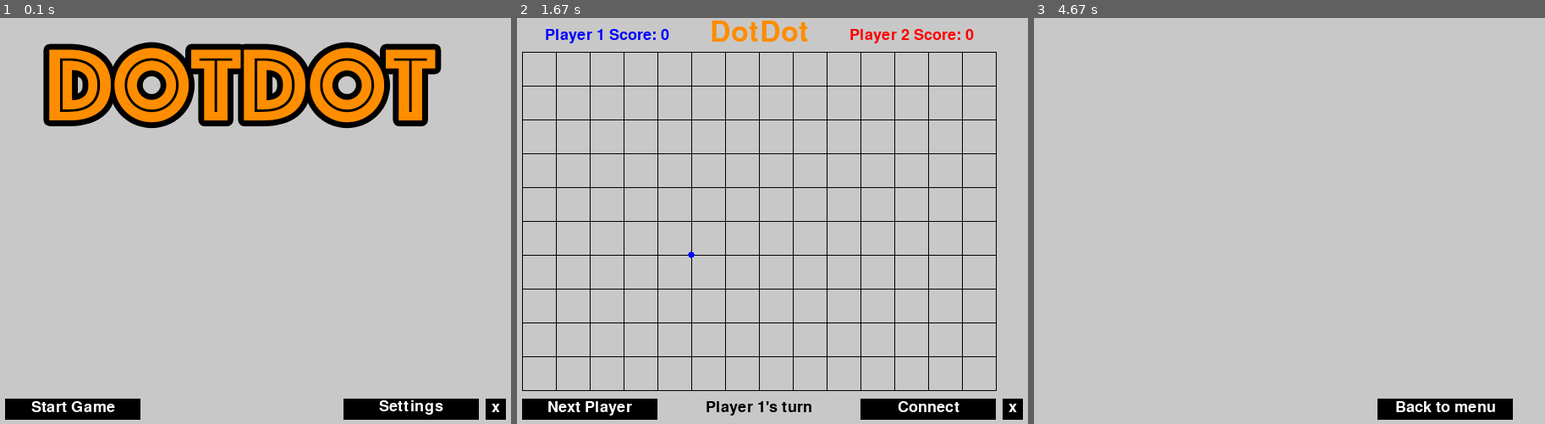
Above: before the commit, frames 1-3 (left to right).
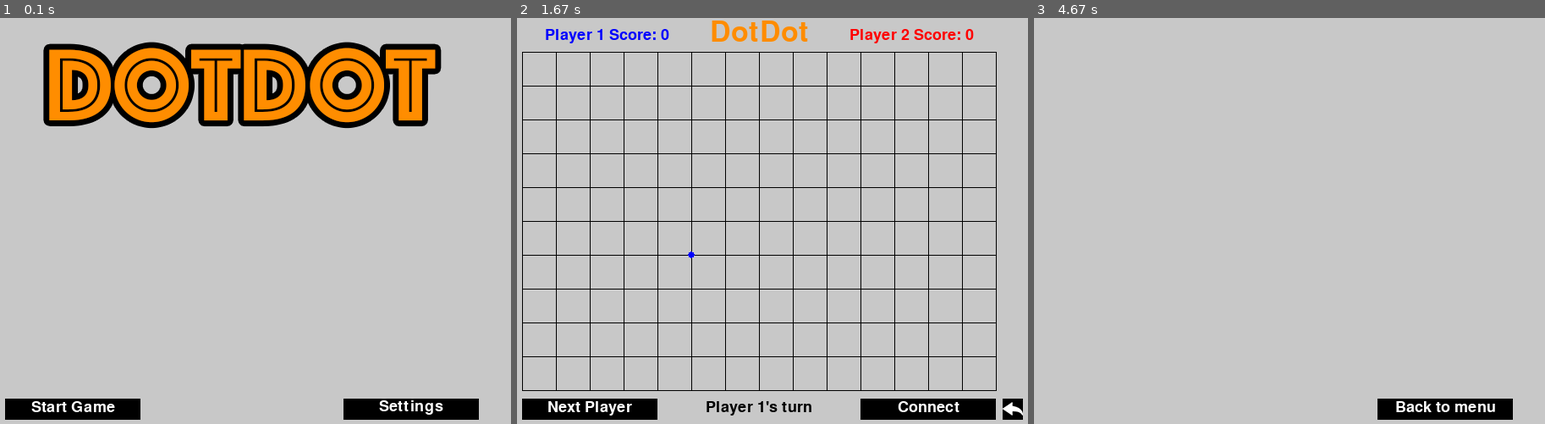
Above: after the commit, the same moments.

Repository: Tutorialoso/PythonGame
Game: pygame game, started from DotDot Pygame.py
Same seed, same stepped clock (60 frames per second), same inputs: the game is played once before the commit and once after it.
Inputs (mouse positions are in pixels of both pictures, inside the frame that each line leads up to):
- Up to frame 1 (0.1 s): no input
- Up to frame 2 (1.67 s): click (588, 407) at 0.38 s; press the mouse at (588, 407) at 0.7 s; move the mouse to (588, 387) at 0.8 s; release the mouse at (588, 371) at 0.93 s; click (680, 257) at 1.05 s
- Up to frame 3 (4.67 s): click (1529, 407) at 2.52 s; press the mouse at (1442, 407) at 3.07 s; move the mouse to (1304, 237) at 3.17 s; release the mouse at (1166, 66) at 3.3 s; click (1442, 407) at 4.55 s

The runs differ from the first frame. In frame 1, 0.2% of the frame differs, in the area x 95-100%, y 93-99%; in frame 2, less than 0.1%; in frame 3, nothing differs.

Commit message:
added arrow image and changed game exiting system

Diff:
--- a/DotDot Pygame.py
+++ b/DotDot Pygame.py
@@ -29,6 +29,7 @@
 PLAYER_TWO = "2"
 
 DOT_DOT = pygame.image.load('menu dotdot.png')
+BACK_ARROW = pygame.image.load('back arrow.png')
 #ERROR_SOUND = pygame.mixer.Sound('beeps.wav')
 
 def init_window():
@@ -75,6 +76,11 @@
     pixel_y = (grid_y * GAP_SIZE)
     return pixel_x, pixel_y
 
+def terminate():
+    pygame.quit()
+    sys.exit()
+    pygame.display.update()
+
 class Dot():
     def __init__(self, player, grid_x, grid_y):
         array_x = grid_x - 1
@@ -126,8 +132,10 @@
         connect_button_coord = init_button("Connect", connect_top_left, BIG_BUTTON_WIDTH)
         next_player_top_left = (GAP_SIZE, WINDOW_HEIGHT - (GAP_SIZE - 10))
         next_player_button_coord = init_button("Next Player", next_player_top_left, BIG_BUTTON_WIDTH)
-        exit_top_left = (WINDOW_WIDTH - ((GAP_SIZE / 5) * 4), WINDOW_HEIGHT - (GAP_SIZE - 10))
-        exit_button_coord = init_button("x", exit_top_left, SMALL_BUTTON_WIDTH)
+        quit_top_left = (WINDOW_WIDTH - ((GAP_SIZE / 5) * 4), WINDOW_HEIGHT - (GAP_SIZE - 10))
+        quit_button_coord = init_button("", quit_top_left, SMALL_BUTTON_WIDTH)
+
+        DISPLAYSURF.blit(BACK_ARROW, quit_top_left)
 
         player_status = "Player " + current_player + "'s turn"
         connecting_status = "Connecting"
@@ -207,9 +215,11 @@
                             game_status = connecting_status
                             status_colour = COLOURS[current_player]
                             status_changed = True
-                        elif (mouse_x >= exit_button_coord[0][0]) and (mouse_x <= exit_button_coord[1][0]) and \
-                           (mouse_y >= exit_button_coord[0][1]) and (mouse_y <= exit_button_coord[1][1]):
+                        elif (mouse_x >= quit_button_coord[0][0]) and (mouse_x <= quit_button_coord[1][0]) and \
+                           (mouse_y >= quit_button_coord[0][1]) and (mouse_y <= quit_button_coord[1][1]):
                             game_finished = True
+                elif event.type == QUIT:
+                    terminate()
             pygame.display.update()
             FPS_CLOCK.tick(FPS)
 
@@ -332,8 +342,6 @@
         settings_button_coord = init_button("Settings", settings_top_left, BIG_BUTTON_WIDTH)
         start_game_top_left = (GAP_SIZE, WINDOW_HEIGHT - (GAP_SIZE - 10))
         start_game_button_coord = init_button("Start Game", start_game_top_left, BIG_BUTTON_WIDTH)
-        exit_top_left = (WINDOW_WIDTH - ((GAP_SIZE / 5) * 4), WINDOW_HEIGHT - (GAP_SIZE - 10))
-        exit_button_coord = init_button("x", exit_top_left, SMALL_BUTTON_WIDTH)
 
         mouse_x = 0
         mouse_y = 0
@@ -352,10 +360,8 @@
                          (mouse_y >= settings_button_coord[0][1]) and (mouse_y <= settings_button_coord[1][1]):
                         button_clicked = True
                         button_type = "Settings"
-                    elif (mouse_x >= exit_button_coord[0][0]) and (mouse_x <= exit_button_coord[1][0]) and \
-                         (mouse_y >= exit_button_coord[0][1]) and (mouse_y <= exit_button_coord[1][1]):
-                        button_clicked = True
-                        button_type = "Quit"
+                elif event.type == QUIT:
+                    terminate()
             pygame.display.update()
             FPS_CLOCK.tick(FPS)
 
@@ -381,6 +387,8 @@
                        (mouse_y >= back_button_coord[0][1]) and (mouse_y <= back_button_coord[1][1]):
                         button_clicked = True
                         button_type = "Back"
+                elif event.type == QUIT:
+                    terminate()
             pygame.display.update()
             FPS_CLOCK.tick(FPS)
 
@@ -396,7 +404,3 @@
         options[go_to]()
     elif go_to == "Quit":
         end = True
-
-pygame.quit()
-sys.exit()
-pygame.display.update()
